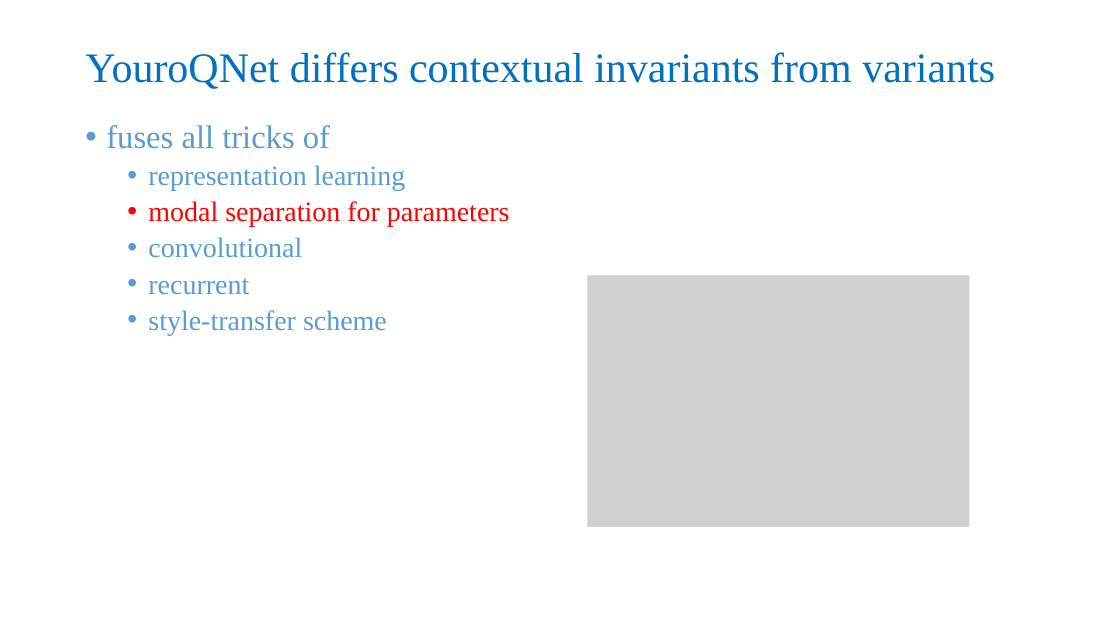
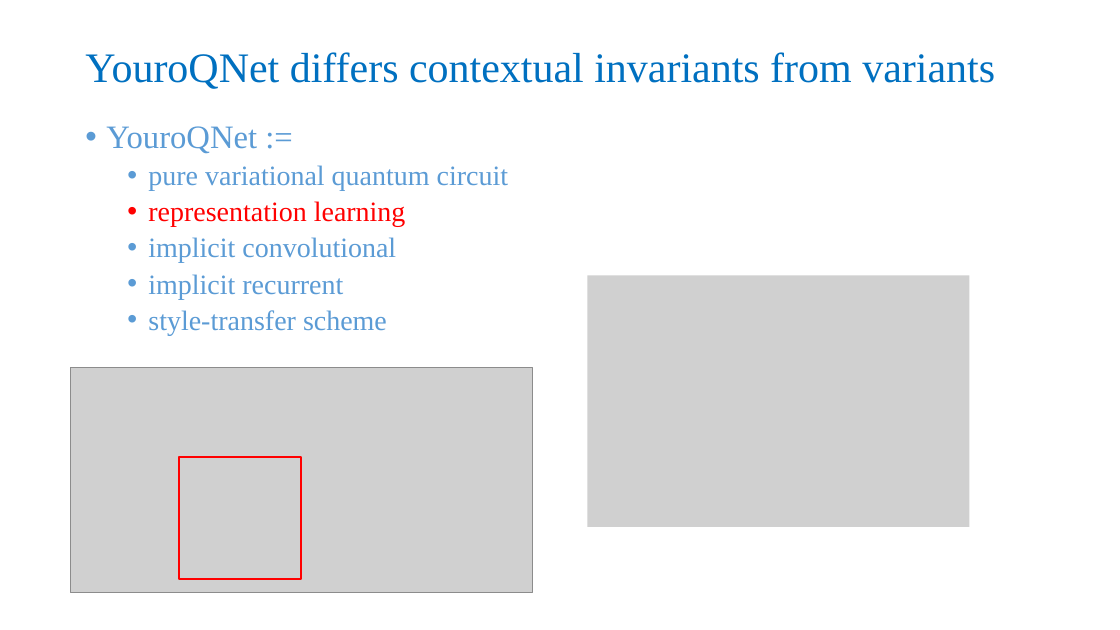
Before and after one commit to Kahsolt/YouroQNet, a slide deck: slide 12 of ref/YouroQNet.pptx (slide 10 before the commit). Drawn at 1120x630 pixels with LibreOffice and Linux fonts; fonts in the diff are those of the drawing; grey boxes stand for pictures. Boxes give left, top, right and bottom in pixels: in the first picture for what was removed or moved away, otherwise in the second. Text is boxed around its words. In the diff, an @@ line names an element or a change of style, - is before the commit and + after.

```diff
--- a/ref/YouroQNet.pptx
+++ b/ref/YouroQNet.pptx
@@ text at [106,126,508,191]: text changed; size 28 to 24 pt @@
-• fuses all tricks of
+• YouroQNet :=
+  • pure variational quantum circuit
@@ text at [148,201,406,227]: text colour #5B9BD5 to #FF0000 in "representation learning" @@
@@ text at [148,237,396,299]: text changed; text colour #FF0000 to #5B9BD5 @@
-  • modal separation for parameters
-  • convolutional
-  • recurrent
+  • implicit convolutional
+  • implicit recurrent
@@ picture added at [70,367,533,592] @@
@@ rectangle added at [179,457,302,579], outline #FF0000 1.5 pt @@
```
Also in this commit, not shown: 10 other slides changed, 8 slides added, 2 slides removed, 2 other files.
